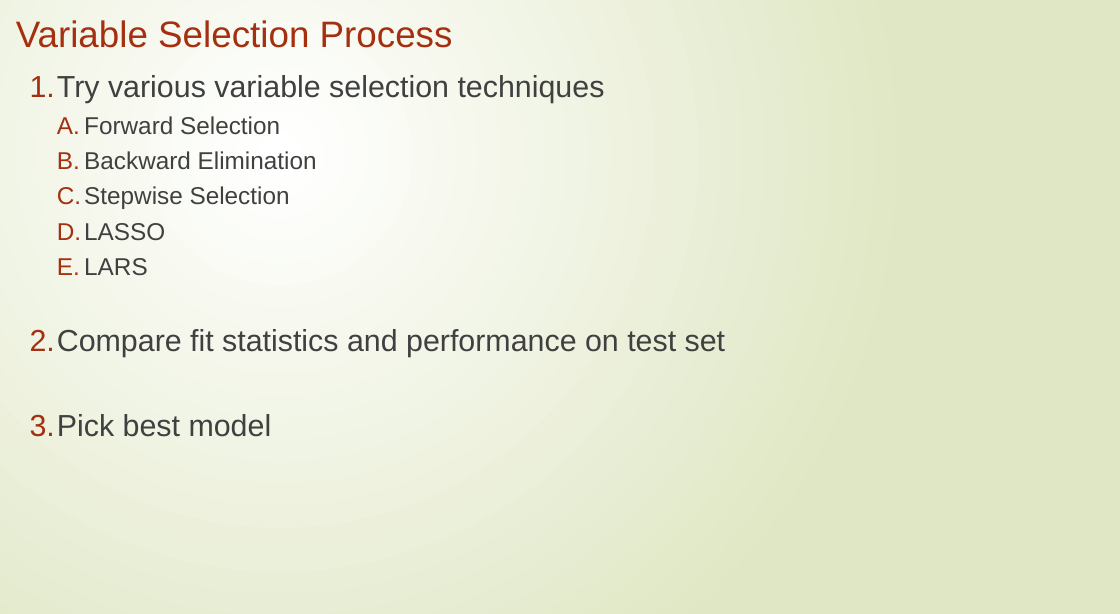
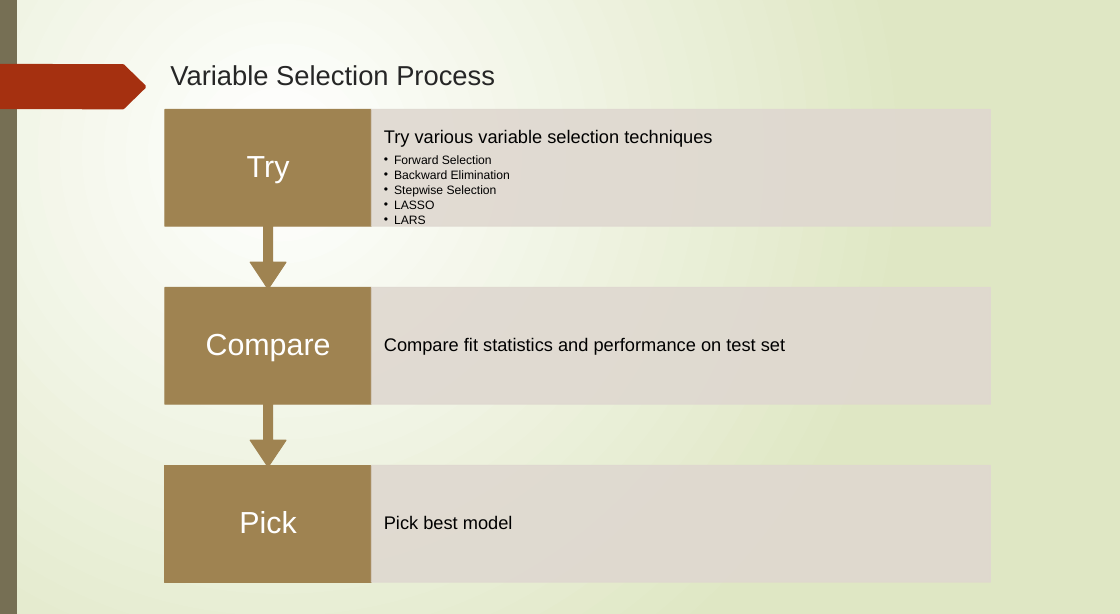
Before and after one commit to ngupta23/DS6372-PredictingPerformanceIntegratedCircuits1, a slide deck: slide 15 of Presentation/MSDS6372_Project1_Presentationv2.pptx. Drawn at 1120x614 pixels with LibreOffice and Linux fonts; fonts in the diff are those of the drawing. Boxes give left, top, right and bottom in pixels: in the first picture for what was removed or moved away, otherwise in the second. Text is boxed around its words. In the diff, an @@ line names an element or a change of style, - is before the commit and + after.

```diff
--- a/Presentation/MSDS6372_Project1_Presentationv2.pptx
+++ b/Presentation/MSDS6372_Project1_Presentationv2.pptx
@@ rectangle added at (x1=0, y1=0, x2=1120, y2=614), fill gradient #FFFFFF to #DFE8C4 @@
@@ rectangle added at (x1=0, y1=0, x2=17, y2=614), fill #766F54 @@
@@ title "Variable Selection Process" moved from (x1=16, y1=20, x2=453, y2=48) to (x1=170, y1=65, x2=495, y2=86) @@
@@ title "Variable Selection Process" at (x1=170, y1=65, x2=495, y2=86): size 48.5 to 36 pt, text colour #A53010 to #262626; vertical alignment middle to top @@
@@ freeform shape added at (x1=0, y1=64, x2=146, y2=109), fill #A53010 @@
@@ text removed at (x1=30, y1=75, x2=726, y2=437) @@
-1. Try various variable selection techniques
-  A. Forward Selection
-  B. Backward Elimination
-  C. Stepwise Selection
-  D. LASSO
-  E. LARS
-2. Compare fit statistics and performance on test set
-3. Pick best model
@@ group added at (x1=0, y1=125, x2=262, y2=585): 4 freeform shapes @@
@@ group added at (x1=165, y1=109, x2=991, y2=582): 6 texts, 4 rectangles, 2 up arrow callouts @@
+Pick
+Pick best model
+Compare
+Compare fit statistics and performance on test set
+Try
+Try various variable selection techniques
+  • Forward Selection
+  • Backward Elimination
+  • Stepwise Selection
+  • LASSO
+  • LARS
@@ group added at (x1=3, y1=0, x2=219, y2=591): 5 freeform shapes @@
```
Also in this commit, not shown: 12 other slides changed.
